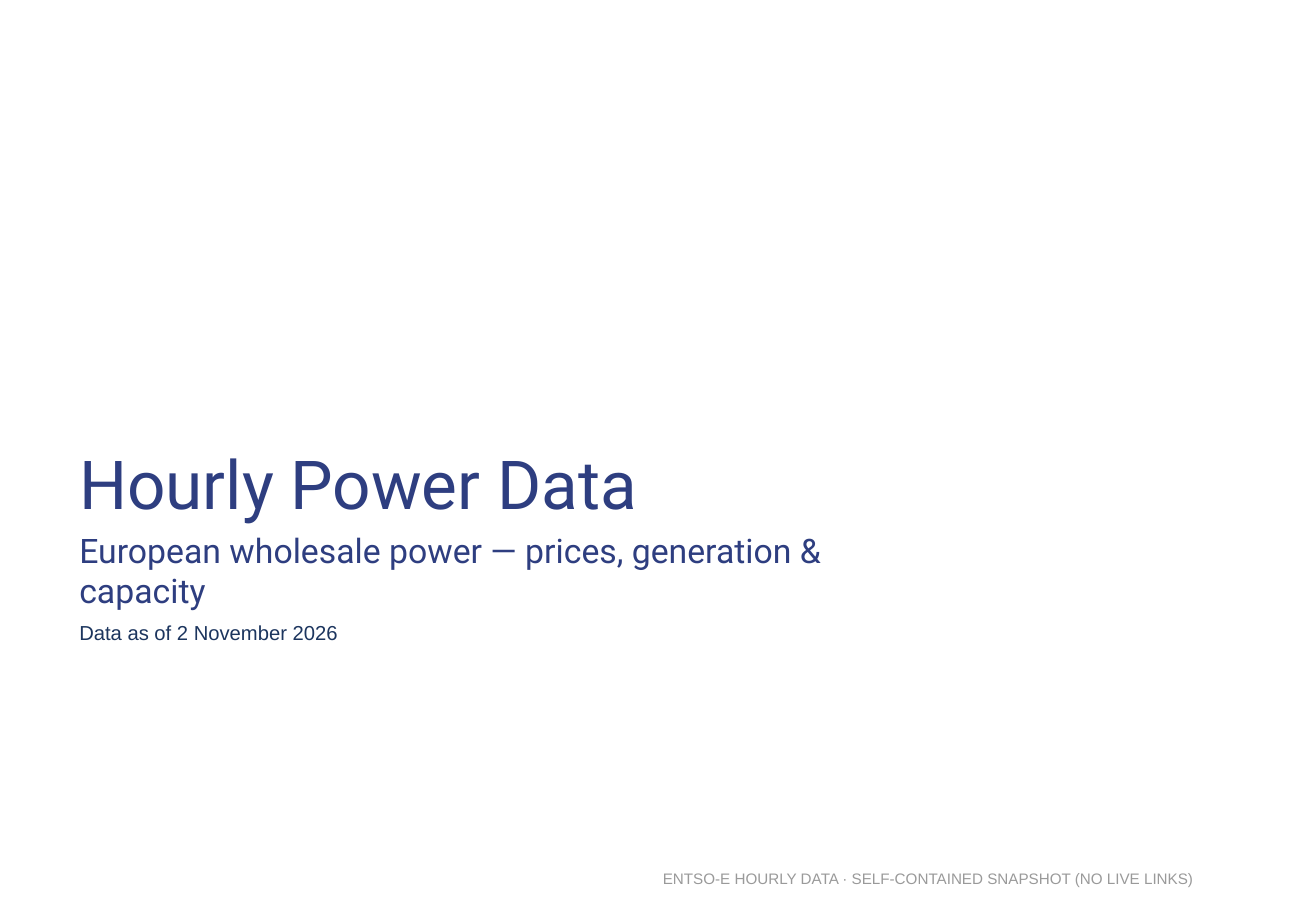
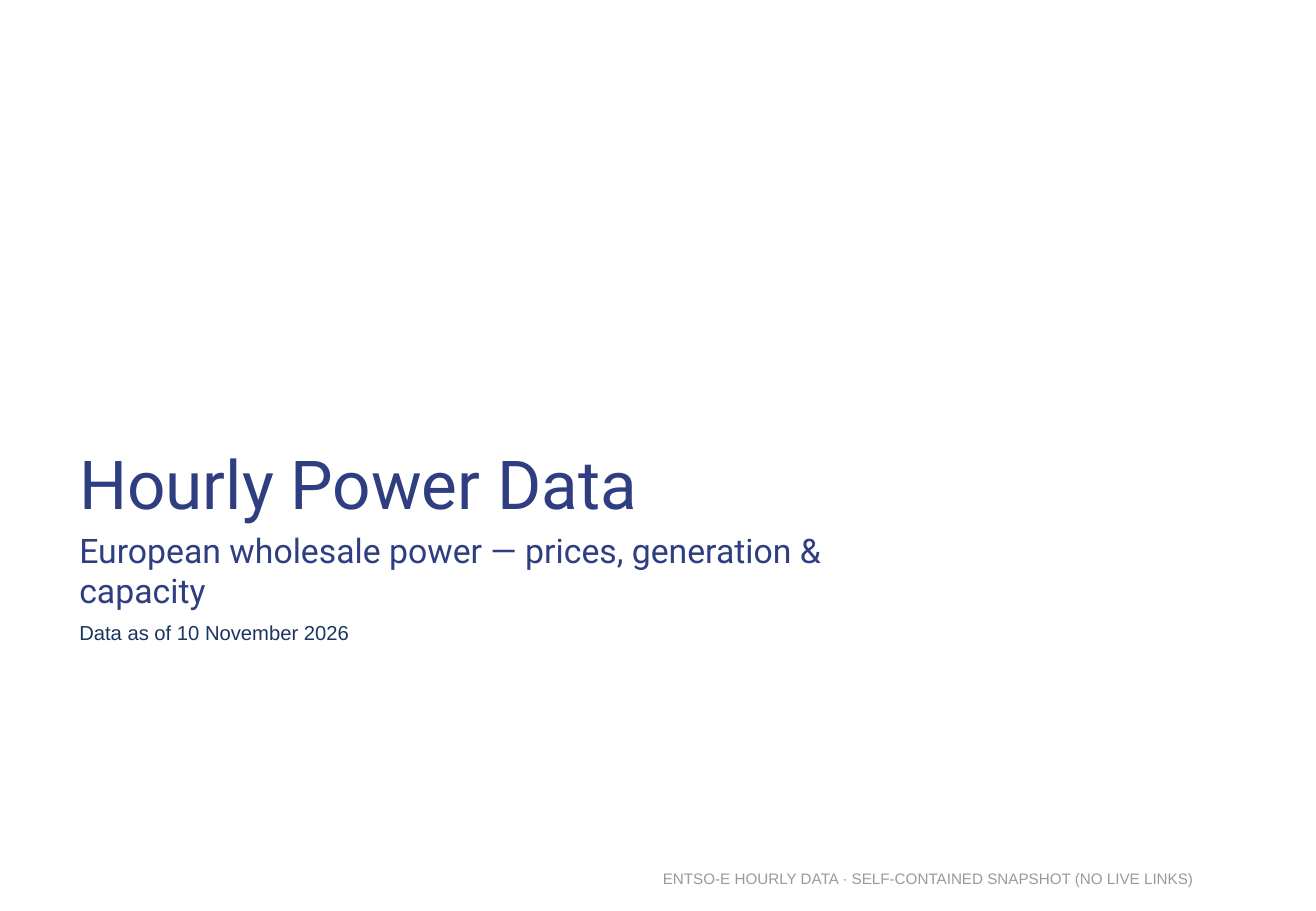
Before and after one commit to Power-Utilities-team/power-price-data, a slide deck: slide 1 of deliverables/HourlyPowerData_snapshot.pptx. Drawn at 1316x911 pixels with LibreOffice and Linux fonts; fonts in the diff are those of the drawing; background and template pictures are left out. Boxes give left, top, right and bottom in pixels: in the first picture for what was removed or moved away, otherwise in the second. Text is boxed around its words. In the diff, an @@ line names an element or a change of style, - is before the commit and + after.

```diff
--- a/deliverables/HourlyPowerData_snapshot.pptx
+++ b/deliverables/HourlyPowerData_snapshot.pptx
@@ text at box(79, 625, 349, 641): text changed @@
-Data as of 2 November 2026
+Data as of 10 November 2026
```
Also in this commit, not shown: 40 other files.
